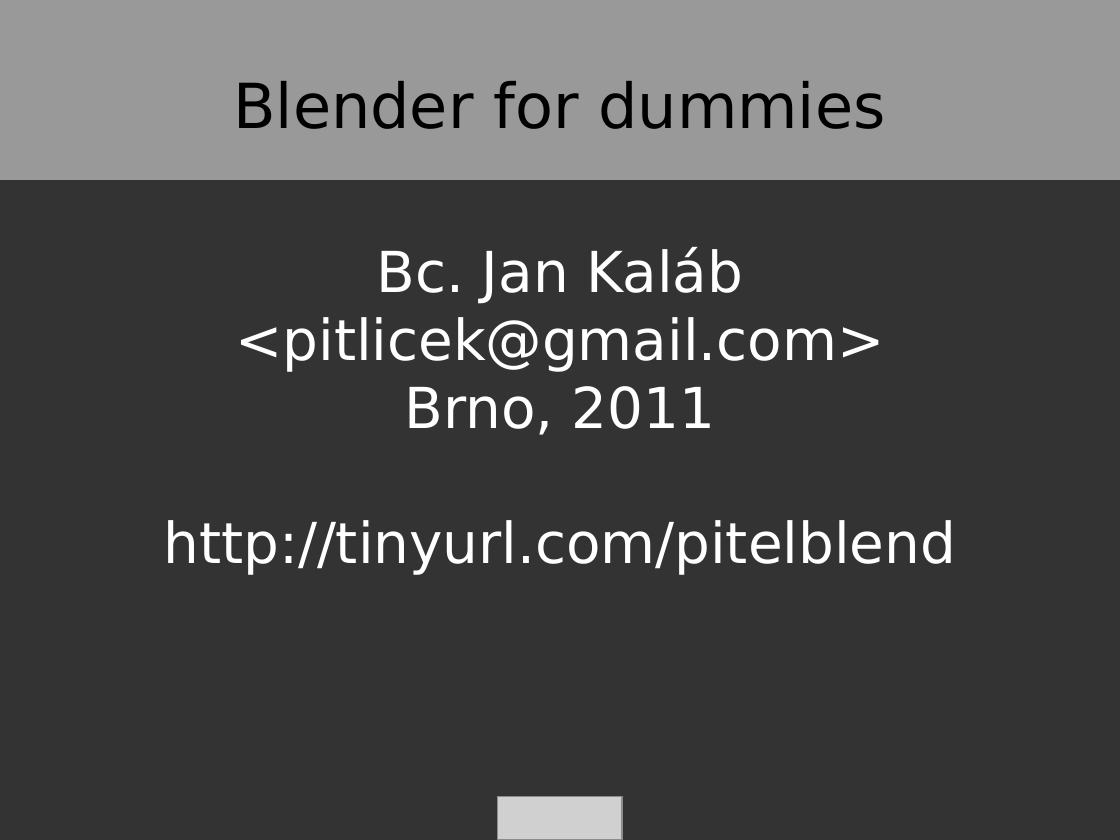
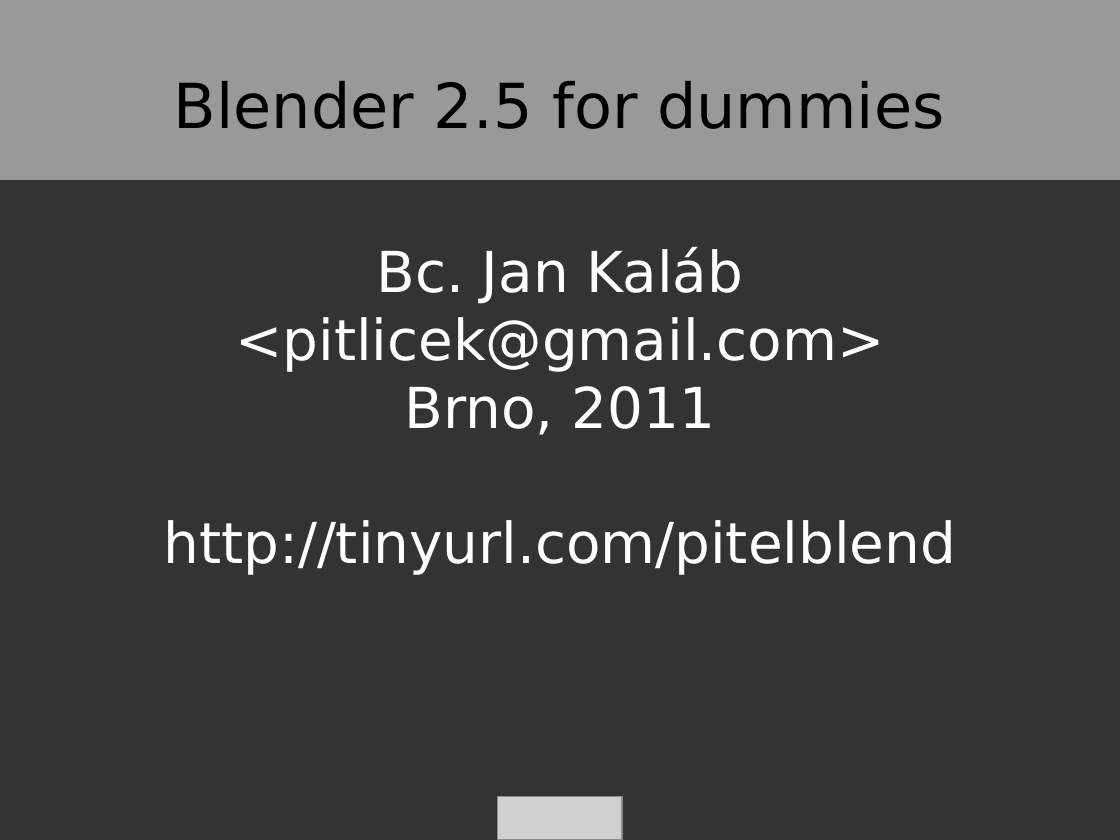
Before and after one commit to Pitel/bconf, a slide deck: slide 1 of prez/pitel/dummies.odp. Drawn at 1120x840 pixels with LibreOffice and Linux fonts; fonts in the diff are those of the drawing; grey boxes stand for pictures. Boxes give left, top, right and bottom in pixels: in the first picture for what was removed or moved away, otherwise in the second. Text is boxed around its words. In the diff, an @@ line names an element or a change of style, - is before the commit and + after.

```diff
--- a/prez/pitel/dummies.odp
+++ b/prez/pitel/dummies.odp
@@ title at bbox=[174, 81, 944, 129]: text changed @@
-Blender for dummies
+Blender 2.5 for dummies
```
Also in this commit, not shown: 6 other slides changed, 3 other files.
